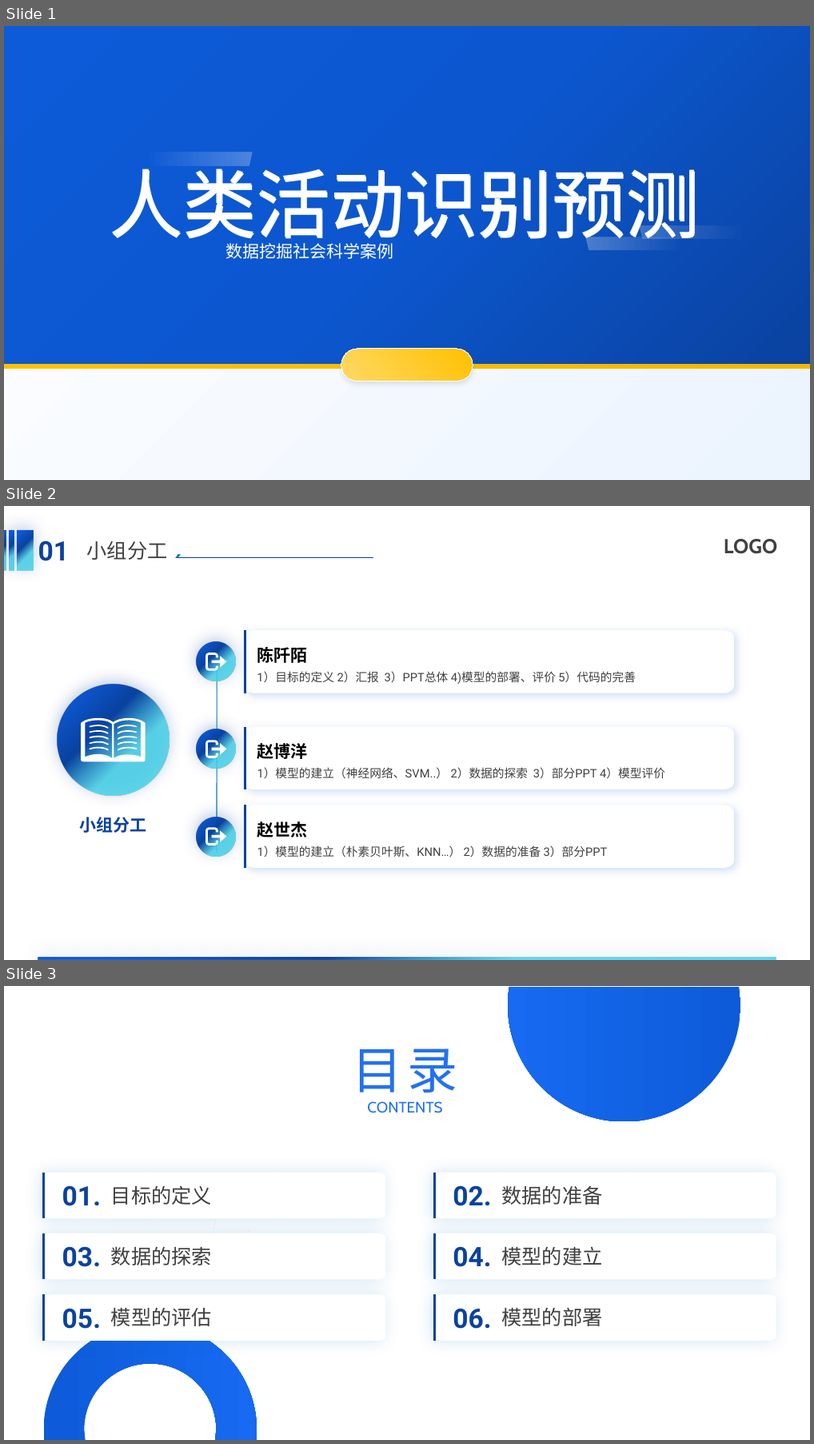
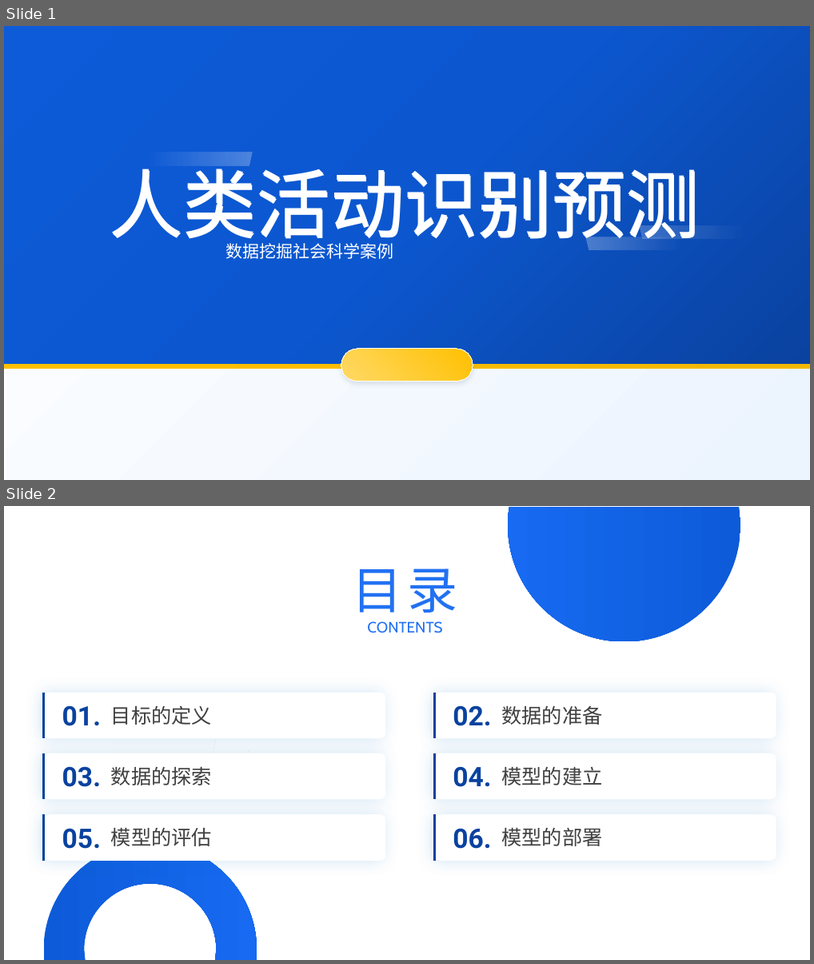
Before and after one commit to KyleOnly/Machine-Learning-Course, a slide deck: 社会科学/社会科学.pptx. Shown one above the other, each under a label of ours: slides 1, 2 and 3 before the commit, slides 1 and 2 after it. The pictures are 814x1444 and 814x964 pixels, drawn with LibreOffice and Linux fonts; fonts in the diff are those of the drawing; background and template pictures are left out. Boxes give left, top, right and bottom in pixels: in the first picture for what was removed or moved away, otherwise in the second. Text is boxed around its words. In the diff, an @@ line names an element or a change of style, - is before the commit and + after.

```diff
--- a/社会科学/社会科学.pptx
+++ b/社会科学/社会科学.pptx
@@ slide 2 removed at bbox=[4, 506, 810, 960], background #FFFFFF @@
@@ rectangle removed at bbox=[4, 506, 810, 960] @@
@@ rectangle removed at bbox=[4, 531, 6, 571] @@
@@ rectangle removed at bbox=[10, 531, 14, 571] @@
@@ rectangle removed at bbox=[18, 531, 34, 571] @@
@@ group removed at bbox=[38, 540, 374, 561]: 2 texts, 1 line, 1 parallelogram @@
-01
-小组分工
@@ text removed at bbox=[724, 539, 778, 554] @@
-LOGO
@@ ellipse removed at bbox=[197, 642, 236, 681] @@
@@ group removed at bbox=[244, 630, 734, 693]: 2 texts, 1 freeform shape, 1 line @@
-1）目标的定义 2）汇报 3）PPT总体 4)模型的部署、评价 5）代码的完善
-陈阡陌
@@ freeform shape removed at bbox=[206, 652, 218, 671] @@
@@ freeform shape removed at bbox=[211, 656, 226, 668] @@
@@ line removed from (217, 661) to (217, 852) @@
@@ ellipse removed at bbox=[58, 684, 169, 795] @@
@@ freeform shape removed at bbox=[81, 718, 145, 761] @@
@@ ellipse removed at bbox=[197, 729, 236, 768] @@
@@ freeform shape removed at bbox=[206, 740, 218, 758] @@
@@ freeform shape removed at bbox=[211, 743, 226, 755] @@
@@ group removed at bbox=[244, 727, 734, 790]: 2 texts, 1 freeform shape, 1 line @@
-1）模型的建立（神经网络、SVM..） 2）数据的探索 3）部分PPT 4）模型评价
-赵博洋
@@ text removed at bbox=[79, 816, 146, 832] @@
-小组分工
@@ ellipse removed at bbox=[197, 816, 236, 856] @@
@@ freeform shape removed at bbox=[206, 827, 218, 845] @@
@@ freeform shape removed at bbox=[211, 830, 226, 842] @@
@@ group removed at bbox=[244, 805, 734, 868]: 2 texts, 1 freeform shape, 1 line @@
-1）模型的建立（朴素贝叶斯、KNN…） 2）数据的准备 3）部分PPT
-赵世杰
@@ rectangle removed at bbox=[38, 957, 776, 960] @@
@@ what was slide 3 is now slide 2 @@
```
